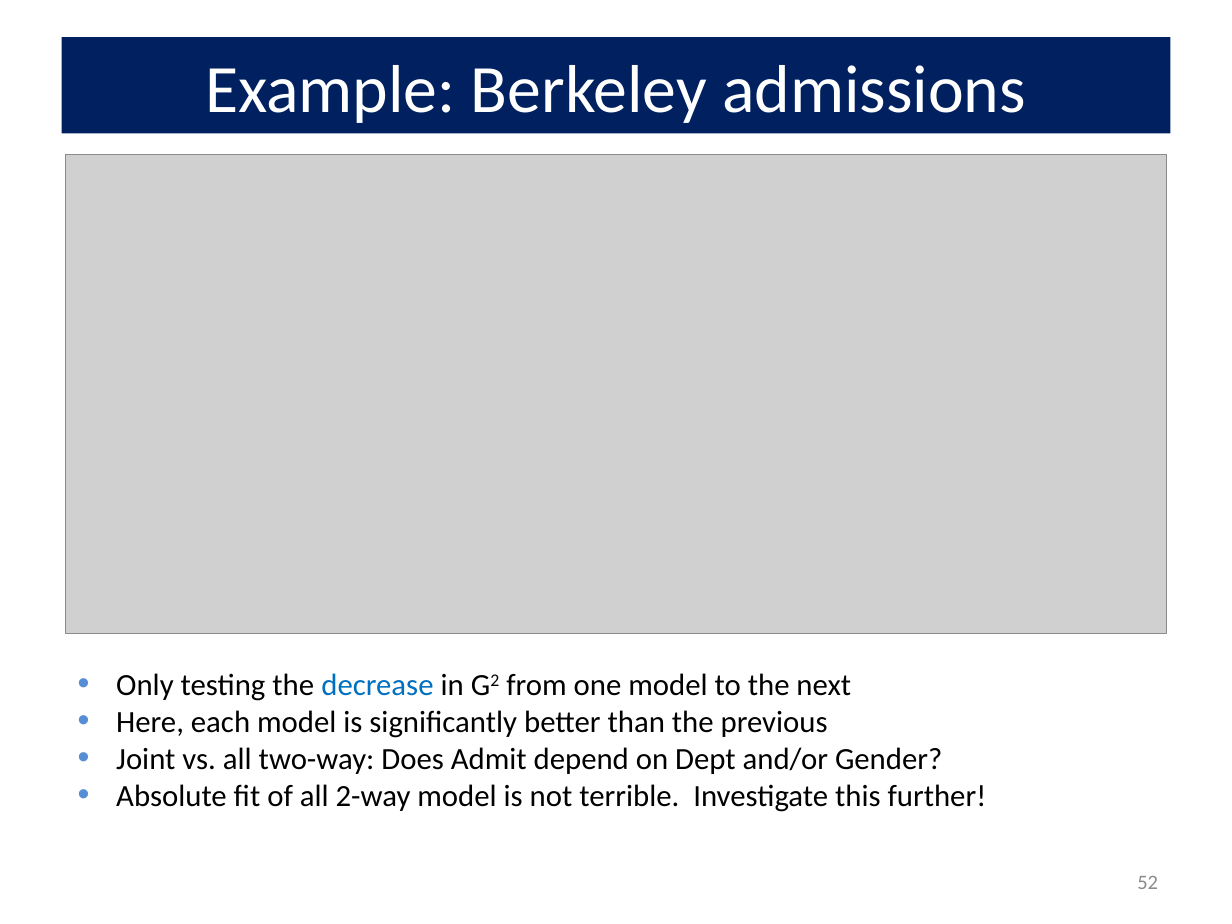
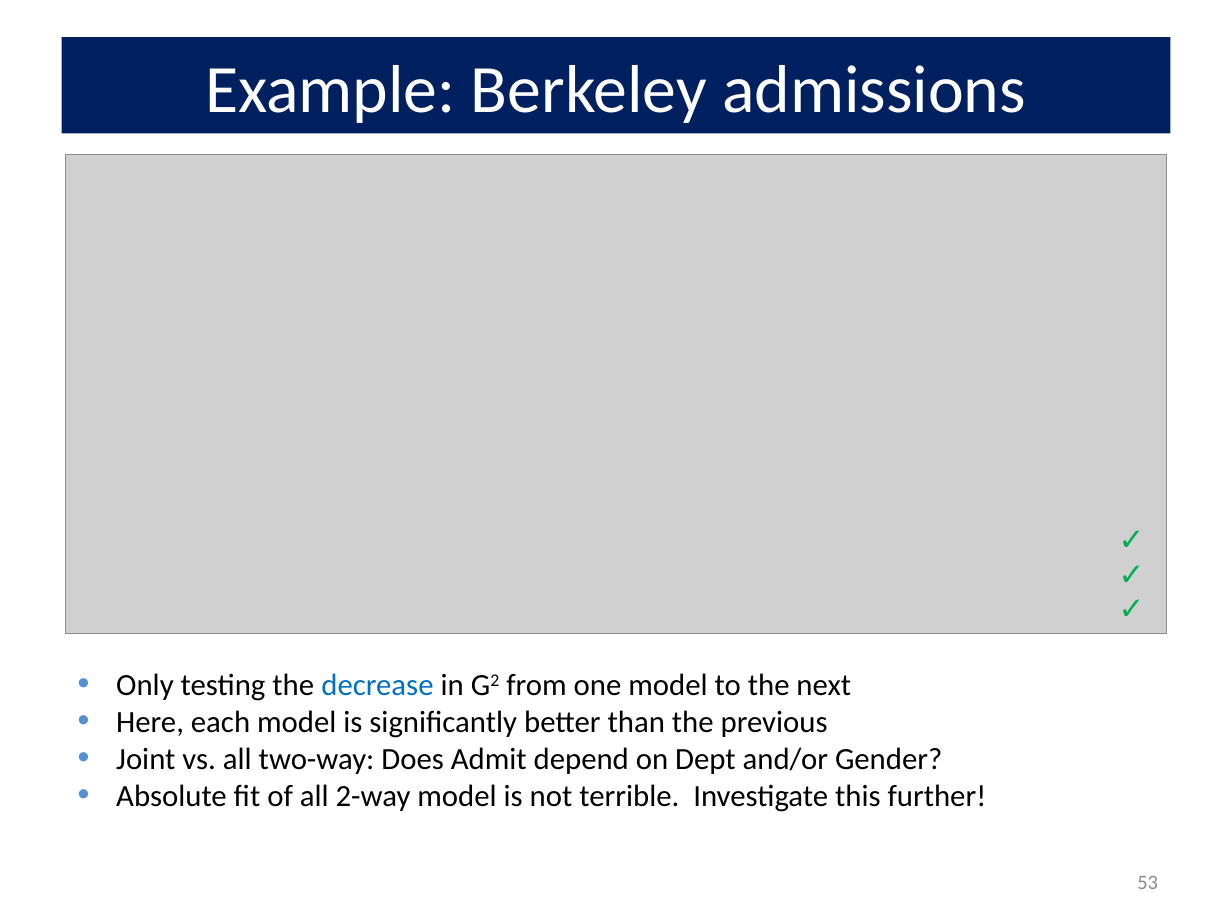
Before and after one commit to friendly/psy6136, a slide deck: slide 53 of docs/lectures/04-Loglin.pptx (slide 52 before the commit). Drawn at 1232x924 pixels with LibreOffice and Linux fonts; fonts in the diff are those of the drawing; grey boxes stand for pictures. Boxes give left, top, right and bottom in pixels: in the first picture for what was removed or moved away, otherwise in the second. Text is boxed around its words. In the diff, an @@ line names an element or a change of style, - is before the commit and + after.

```diff
--- a/docs/lectures/04-Loglin.pptx
+++ b/docs/lectures/04-Loglin.pptx
@@ text added at [1106, 514, 1158, 563], 18 pt, text #00B050 @@
+✓
@@ text added at [1106, 548, 1158, 598], 18 pt, text #00B050 @@
+✓
@@ text added at [1106, 583, 1158, 632], 18 pt, text #00B050 @@
+✓
@@ page number at [1137, 876, 1158, 889]: text changed @@
-52
+53
```
Also in this commit, not shown: 25 other slides changed, 3 slides added, 15 other files.
